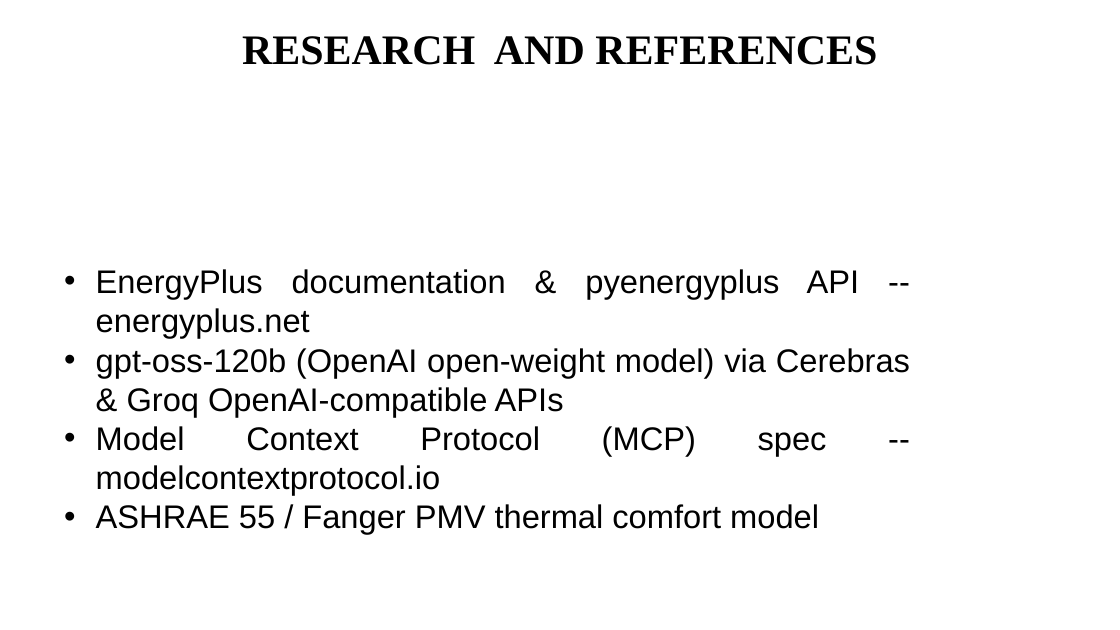
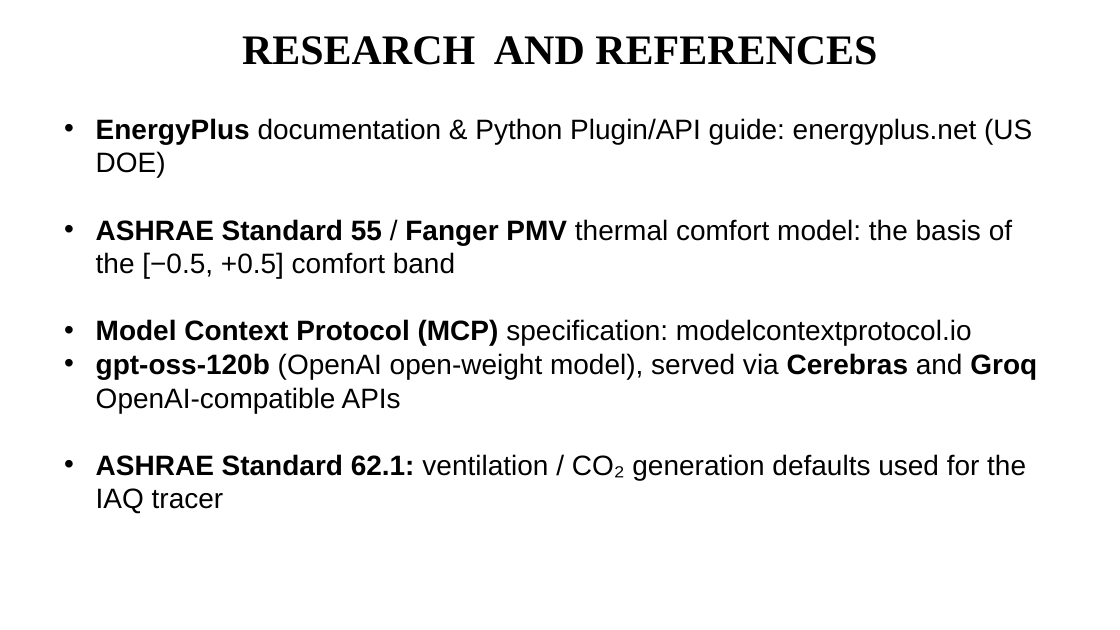
Before and after one commit to mahendra-kausik/eco-loop-building-agents, a slide deck: slide 6 of docs/Eco-Loop_Idea_Submission.pptx. Drawn at 1120x630 pixels with LibreOffice and Linux fonts; fonts in the diff are those of the drawing. Boxes give left, top, right and bottom in pixels: in the first picture for what was removed or moved away, otherwise in the second. Text is boxed around its words. In the diff, an @@ line names an element or a change of style, - is before the commit and + after.

Commit message:
Documentation

```diff
--- a/docs/Eco-Loop_Idea_Submission.pptx
+++ b/docs/Eco-Loop_Idea_Submission.pptx
@@ text at <box>96,118,1037,514</box>: text changed; size 28 to 24 pt @@
-• EnergyPlus documentation & pyenergyplus API -- energyplus.net
-• gpt-oss-120b (OpenAI open-weight model) via Cerebras & Groq OpenAI-compatible APIs
-• Model Context Protocol (MCP) spec -- modelcontextprotocol.io
-• ASHRAE 55 / Fanger PMV thermal comfort model
+• EnergyPlus documentation & Python Plugin/API guide: energyplus.net (US DOE)
+• ASHRAE Standard 55 / Fanger PMV thermal comfort model: the basis of the [−0.5, +0.5] comfort band
+• Model Context Protocol (MCP) specification: modelcontextprotocol.io
+• gpt-oss-120b (OpenAI open-weight model), served via Cerebras and Groq OpenAI-compatible APIs
+• ASHRAE Standard 62.1: ventilation / CO₂ generation defaults used for the IAQ tracer
```
Also in this commit, not shown: 5 other slides changed, 4 other files.
